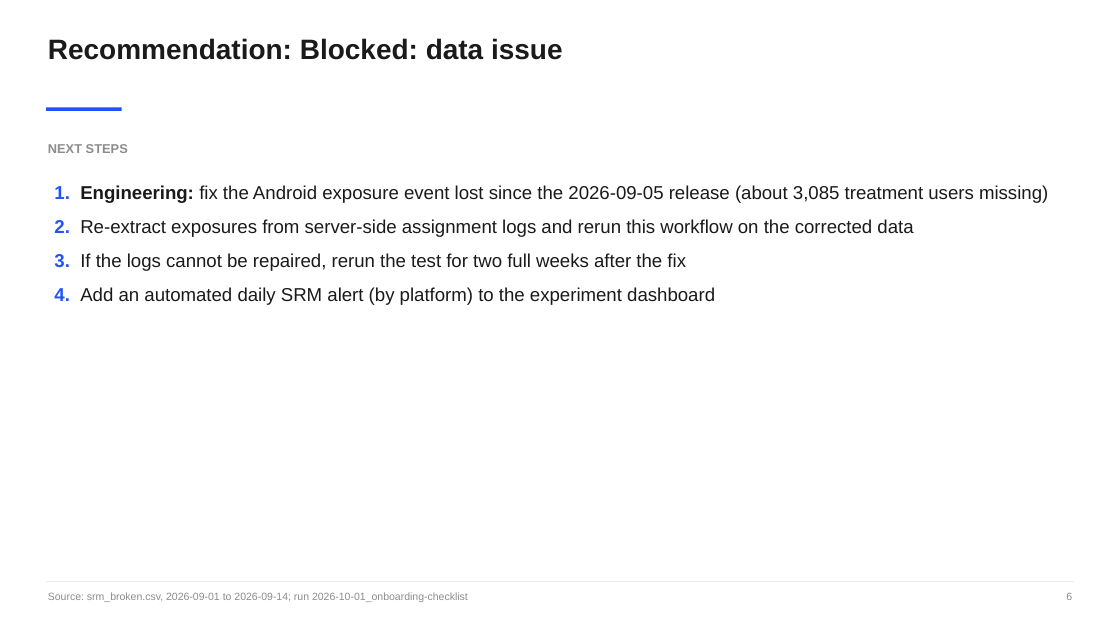
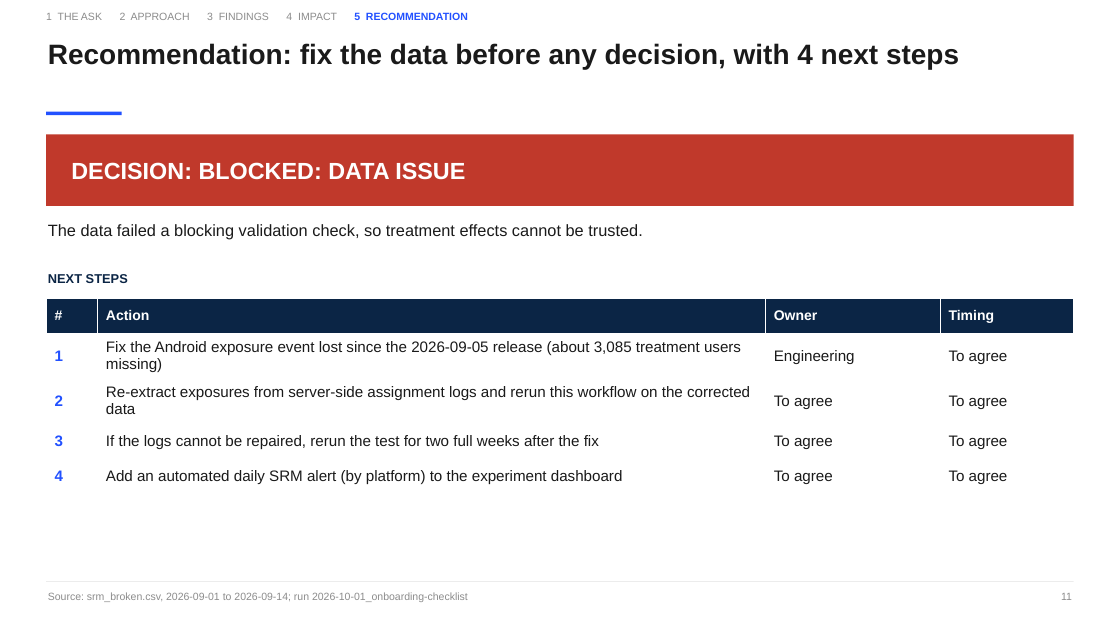
Before and after one commit to rohittiwari001/A-B-Testing-using-Claude-Code, a slide deck: slide 11 of runs/2026-10-01_onboarding-checklist/deck.pptx (slide 6 before the commit). Drawn at 1120x630 pixels with LibreOffice and Linux fonts; fonts in the diff are those of the drawing. Boxes give left, top, right and bottom in pixels: in the first picture for what was removed or moved away, otherwise in the second. Text is boxed around its words. In the diff, an @@ line names an element or a change of style, - is before the commit and + after.

```diff
--- a/runs/2026-10-01_onboarding-checklist/deck.pptx
+++ b/runs/2026-10-01_onboarding-checklist/deck.pptx
@@ text added at [46, 12, 468, 20], 9 pt, text #8C8C8C @@
+1 THE ASK 2 APPROACH 3 FINDINGS 4 IMPACT 5 RECOMMENDATION
@@ text at [48, 43, 959, 70]: text changed @@
-Recommendation: Blocked: data issue
+Recommendation: fix the data before any decision, with 4 next steps
@@ rectangle: place and size @@
-rectangle at [46, 108, 122, 111]
+rectangle at [46, 112, 122, 115]
@@ rectangle added at [46, 134, 1074, 206], fill #C0392B, 20 pt, text #FFFFFF, bold @@
+DECISION: BLOCKED: DATA ISSUE
@@ text removed at [54, 185, 1048, 305] @@
-1. Engineering: fix the Android exposure event lost since the 2026-09-05 release (about 3,085 treatment users missing)
-2. Re-extract exposures from server-side assignment logs and rerun this workflow on the corrected data
-3. If the logs cannot be repaired, rerun the test for two full weeks after the fix
-4. Add an automated daily SRM alert (by platform) to the experiment dashboard
@@ text added at [48, 224, 643, 240], 14 pt, text #1A1A1A @@
+The data failed a blocking validation check, so treatment effects cannot be trusted.
@@ text "NEXT STEPS": place and size @@
-text "NEXT STEPS" at [48, 144, 128, 153]
+text "NEXT STEPS" at [48, 274, 128, 283]
@@ text "NEXT STEPS" at [48, 274, 128, 283]: text colour #8C8C8C to #0B2545 @@
@@ table added at [46, 298, 1074, 488], 5 rows, 4 columns @@
+# | Action | Owner | Timing
+1 | Fix the Android exposure event lost since the 2026-09-05 release (about 3,085 treatment users missing) | Engineering | To agree
+2 | Re-extract exposures from server-side assignment logs and rerun this workflow on the corrected data | To agree | To agree
+3 | If the logs cannot be repaired, rerun the test for two full weeks after the fix | To agree | To agree
+4 | Add an automated daily SRM alert (by platform) to the experiment dashboard | To agree | To agree
@@ text at [1061, 593, 1072, 600]: text changed @@
-6
+11
```
Also in this commit, not shown: 4 other slides changed, 5 slides added, 23 other files.
